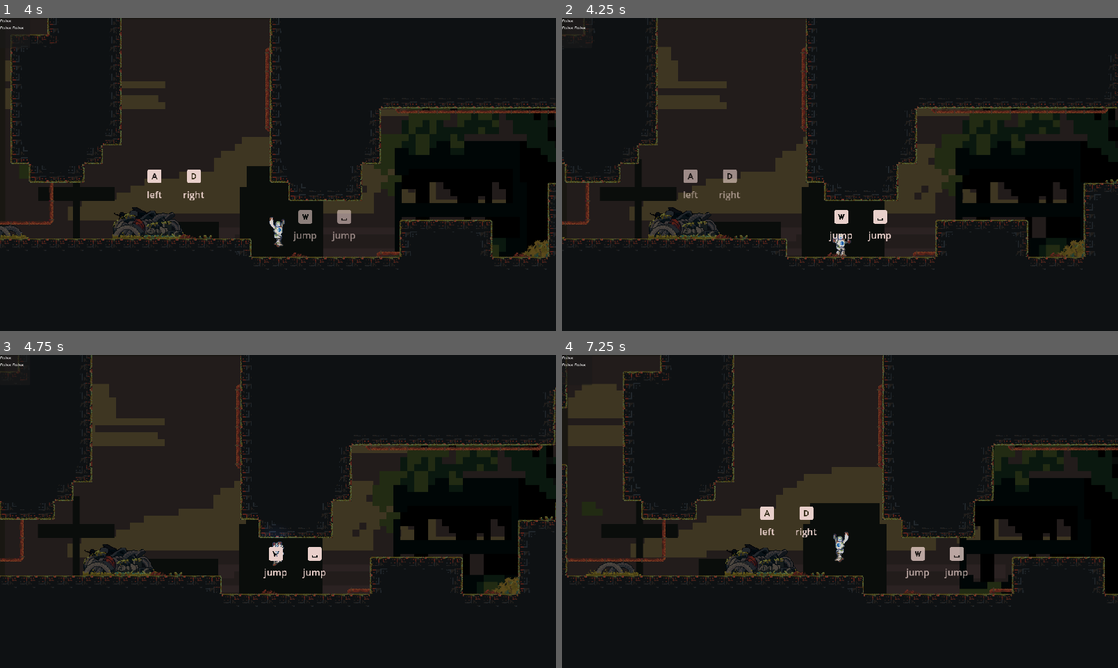
Above: before the commit, frames 1-4 (two rows, left to right).
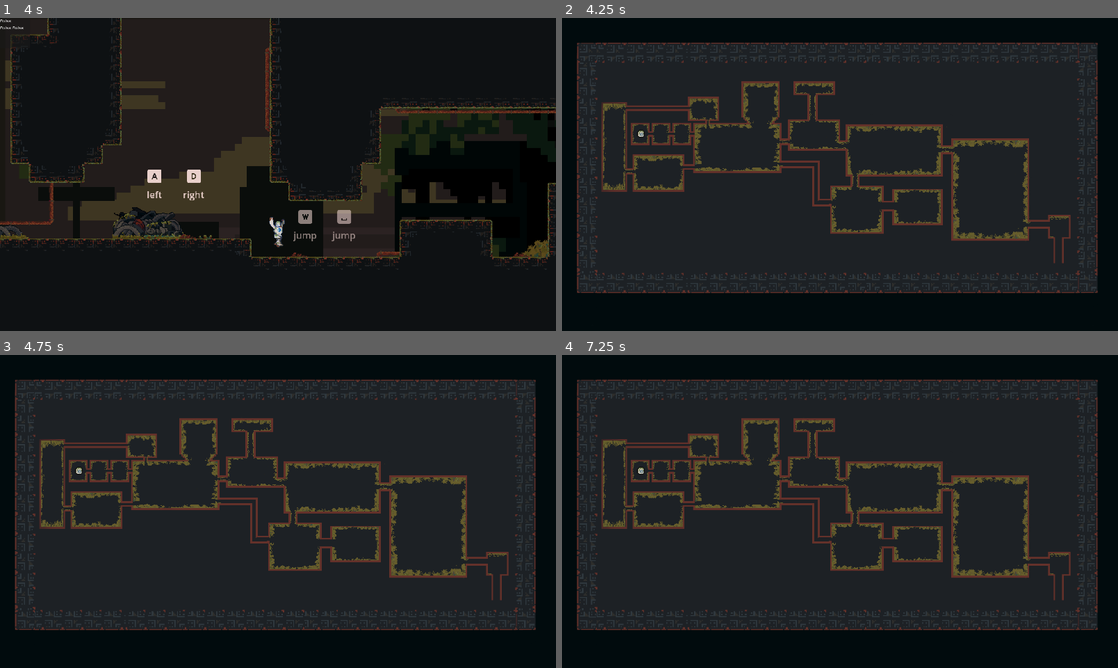
Above: after the commit, the same moments.

Repository: DevFTB/GMTK2024
Game: Godot game, scene res://main.tscn
Two runs of this game, one before a commit and one after it. Both use one fixed random seed, a clock stepped at 60 frames per second and the inputs below. Sound files missing from this copy of the repository are replaced by a short silence.
Inputs:
- Up to frame 1 (4 s): hold F (interact) 0.53-1.28 s; hold D (move_right) 0.53-2.03 s; tap Space (jump) at 0.77, 1.52, 3.02, 3.77 s; tap R (punch) at 1.35, 2.85 s; hold A (move_left) 2.03-2.78 s; hold F (interact) 2.03-2.78 s; hold D (move_right) from 2.78 s (still down); hold F (interact) from 3.53 s (still down)
- Up to frame 2 (4.25 s): keep holding D (move_right); keep holding F (interact); tap Tab (minimap, bound only after the commit) at 4.15 s
- Up to frame 3 (4.75 s): release D (move_right) at 4.28 s; release F (interact) at 4.28 s; hold A (move_left) from 4.28 s (still down); tap R (punch) at 4.35 s; tap Space (jump) at 4.52 s
- Up to frame 4 (7.25 s): release A (move_left) at 5.03 s; hold D (move_right) 5.03-5.78 s; hold F (interact) 5.03-5.78 s; hold A (move_left) from 5.78 s (still down); tap R (punch) at 5.85 s; tap Space (jump) at 6.02, 6.77 s; hold F (interact) from 6.53 s (still down)

Frame 1 is identical in both runs. In frame 2, 31% of the frame differs, in the area x 0-100%, y 0-88%; in frame 3, 31%; in frame 4, 33%.

Commit message:
map working

Diff:
--- /dev/null
+++ b/gui/minimap.gd
@@ -0,0 +1,10 @@
+extends Control
+
+@export var world : World
+@onready var player_icon: TextureRect = $MinimapTexture/PlayerIcon
+
+func open() -> void:
+	var child_rect = find_child(world.level.level_name)
+	var center = child_rect.position + child_rect.size / 2
+	player_icon.position = center - player_icon.size / 2
+	show()
--- /dev/null
+++ b/gui/minimap.tscn
@@ -0,0 +1,139 @@
+[gd_scene load_steps=4 format=3 uid="uid://cupco6h7gl2r3"]
+
+[ext_resource type="Script" path="res://minimap.gd" id="1_tb3dh"]
+[ext_resource type="Texture2D" uid="uid://cnsof6icpmbhq" path="res://gui/assets/minimap.png" id="2_go1qq"]
+[ext_resource type="Texture2D" uid="uid://b2fvp4dylstf0" path="res://gui/assets/minimap_player_marker.png" id="3_35yn4"]
+
+[node name="Minimap" type="Control" node_paths=PackedStringArray("world")]
+visible = false
+layout_mode = 3
+anchors_preset = 15
+anchor_right = 1.0
+anchor_bottom = 1.0
+grow_horizontal = 2
+grow_vertical = 2
+script = ExtResource("1_tb3dh")
+world = NodePath("")
+
+[node name="ColorRect" type="ColorRect" parent="."]
+layout_mode = 1
+anchors_preset = 15
+anchor_right = 1.0
+anchor_bottom = 1.0
+grow_horizontal = 2
+grow_vertical = 2
+color = Color(0.00356623, 0.0428837, 0.0527218, 1)
+
+[node name="MinimapTexture" type="TextureRect" parent="."]
+layout_mode = 1
+anchors_preset = 8
+anchor_left = 0.5
+anchor_top = 0.5
+anchor_right = 0.5
+anchor_bottom = 0.5
+offset_left = -527.5
+offset_top = -328.0
+offset_right = 527.5
+offset_bottom = 328.0
+grow_horizontal = 2
+grow_vertical = 2
+texture = ExtResource("2_go1qq")
+
+[node name="level0" type="Control" parent="MinimapTexture"]
+anchors_preset = 0
+offset_left = 240.0
+offset_top = 362.0
+offset_right = 303.0
+offset_bottom = 439.0
+
+[node name="level0b" type="Control" parent="MinimapTexture"]
+anchors_preset = 0
+offset_left = 310.0
+offset_top = 361.0
+offset_right = 374.0
+offset_bottom = 440.0
+
+[node name="level0c" type="Control" parent="MinimapTexture"]
+anchors_preset = 0
+offset_left = 381.0
+offset_top = 361.0
+offset_right = 447.0
+offset_bottom = 438.0
+
+[node name="level1" type="Control" parent="MinimapTexture"]
+anchors_preset = 0
+offset_left = 452.0
+offset_top = 362.0
+offset_right = 758.0
+offset_bottom = 534.0
+
+[node name="level2" type="Control" parent="MinimapTexture"]
+anchors_preset = 0
+offset_left = 782.0
+offset_top = 349.0
+offset_right = 964.0
+offset_bottom = 457.0
+
+[node name="level3a" type="Control" parent="MinimapTexture"]
+anchors_preset = 0
+offset_left = 800.0
+offset_top = 218.0
+offset_right = 945.0
+offset_bottom = 265.0
+
+[node name="level3b" type="Control" parent="MinimapTexture"]
+anchors_preset = 0
+offset_left = 620.0
+offset_top = 219.0
+offset_right = 753.0
+offset_bottom = 356.0
+
+[node name="level4" type="Control" parent="MinimapTexture"]
+anchors_preset = 0
+offset_left = 980.0
+offset_top = 367.0
+offset_right = 1314.0
+offset_bottom = 549.0
+
+[node name="level5" type="Control" parent="MinimapTexture"]
+anchors_preset = 0
+offset_left = 925.0
+offset_top = 574.0
+offset_right = 1110.0
+offset_bottom = 748.0
+
+[node name="level6" type="Control" parent="MinimapTexture"]
+anchors_preset = 0
+offset_left = 1139.0
+offset_top = 589.0
+offset_right = 1317.0
+offset_bottom = 717.0
+
+[node name="level7" type="Control" parent="MinimapTexture"]
+anchors_preset = 0
+offset_left = 243.0
+offset_top = 468.0
+offset_right = 424.0
+offset_bottom = 604.0
+
+[node name="level8" type="Control" parent="MinimapTexture"]
+anchors_preset = 0
+offset_left = 133.0
+offset_top = 289.0
+offset_right = 227.0
+offset_bottom = 602.0
+
+[node name="level9" type="Control" parent="MinimapTexture"]
+anchors_preset = 0
+offset_left = 1342.0
+offset_top = 412.0
+offset_right = 1613.0
+offset_bottom = 767.0
+
+[node name="PlayerIcon" type="TextureRect" parent="MinimapTexture"]
+layout_mode = 0
+offset_left = 84.5
+offset_top = 159.0
+offset_right = 124.5
+offset_bottom = 199.0
+texture = ExtResource("3_35yn4")
--- a/level/world.gd
+++ b/level/world.gd
@@ -1,4 +1,5 @@
 extends Node2D
+class_name World
 
 signal level_loaded
 # TODO: note, this way we can stil potentailly make a minimap by putting all levels in the same scene after
--- a/main.gd
+++ b/main.gd
@@ -1,7 +1,15 @@
 extends Node
 
 @onready var player: Player = $World/Player
+@onready var minimap: Control = $CanvasLayer/GUI/Minimap
 
 func _input(event: InputEvent) -> void:
 	if event.is_action_pressed("debug3"):
 		player.kill()
+	if event.is_action_pressed("minimap"):
+		if not minimap.visible:
+			minimap.open()
+			player.paused = true
+		else:
+			minimap.hide()
+			player.paused = false
--- a/main.tscn
+++ b/main.tscn
@@ -8,6 +8,9 @@
 [ext_resource type="FontFile" uid="uid://cx7u1dn3lokjj" path="res://gui/assets/PixelifySans-VariableFont_wght.ttf" id="6_nsjig"]
 [ext_resource type="Script" path="res://gui/scripts/story_text_label.gd" id="7_7bhqx"]
 [ext_resource type="Script" path="res://level/level_transition_screen.gd" id="7_s8hre"]
+[ext_resource type="Script" path="res://gui/minimap.gd" id="9_xfdqd"]
+[ext_resource type="Texture2D" uid="uid://bymdss5fes5u3" path="res://gui/minimap.png" id="10_rfixi"]
+[ext_resource type="Texture2D" uid="uid://dn60pab7ehj63" path="res://gui/minimap_player_marker.png" id="11_e8r2v"]
 [ext_resource type="Script" path="res://gui/scripts/debug_gui.gd" id="13_26jet"]
 
 [sub_resource type="Gradient" id="Gradient_hfr04"]
@@ -109,6 +112,140 @@
 script = ExtResource("7_7bhqx")
 character_speed = 15.0
 
+[node name="Minimap" type="Control" parent="CanvasLayer/GUI" node_paths=PackedStringArray("world")]
+visible = false
+layout_mode = 1
+anchors_preset = 15
+anchor_right = 1.0
+anchor_bottom = 1.0
+grow_horizontal = 2
+grow_vertical = 2
+script = ExtResource("9_xfdqd")
+world = NodePath("../../../World")
+
+[node name="ColorRect" type="ColorRect" parent="CanvasLayer/GUI/Minimap"]
+layout_mode = 1
+anchors_preset = 15
+anchor_right = 1.0
+anchor_bottom = 1.0
+grow_horizontal = 2
+grow_vertical = 2
+color = Color(0.00356623, 0.0428837, 0.0527218, 1)
+
+[node name="MinimapTexture" type="TextureRect" parent="CanvasLayer/GUI/Minimap"]
+layout_mode = 1
+anchors_preset = 8
+anchor_left = 0.5
+anchor_top = 0.5
+anchor_right = 0.5
+anchor_bottom = 0.5
+offset_left = -527.5
+offset_top = -328.0
+offset_right = 527.5
+offset_bottom = 328.0
+grow_horizontal = 2
+grow_vertical = 2
+texture = ExtResource("10_rfixi")
+
+[node name="level0" type="Control" parent="CanvasLayer/GUI/Minimap/MinimapTexture"]
+anchors_preset = 0
+offset_left = 240.0
+offset_top = 362.0
+offset_right = 303.0
+offset_bottom = 439.0
+
+[node name="level0b" type="Control" parent="CanvasLayer/GUI/Minimap/MinimapTexture"]
+anchors_preset = 0
+offset_left = 310.0
+offset_top = 361.0
+offset_right = 374.0
+offset_bottom = 440.0
+
+[node name="level0c" type="Control" parent="CanvasLayer/GUI/Minimap/MinimapTexture"]
+anchors_preset = 0
+offset_left = 381.0
+offset_top = 361.0
+offset_right = 447.0
+offset_bottom = 438.0
+
+[node name="level1" type="Control" parent="CanvasLayer/GUI/Minimap/MinimapTexture"]
+anchors_preset = 0
+offset_left = 452.0
+offset_top = 362.0
+offset_right = 758.0
+offset_bottom = 534.0
+
+[node name="level2" type="Control" parent="CanvasLayer/GUI/Minimap/MinimapTexture"]
+anchors_preset = 0
+offset_left = 782.0
+offset_top = 349.0
+offset_right = 964.0
+offset_bottom = 457.0
+
+[node name="level3a" type="Control" parent="CanvasLayer/GUI/Minimap/MinimapTexture"]
+anchors_preset = 0
+offset_left = 800.0
+offset_top = 218.0
+offset_right = 945.0
+offset_bottom = 265.0
+
+[node name="level3b" type="Control" parent="CanvasLayer/GUI/Minimap/MinimapTexture"]
+anchors_preset = 0
+offset_left = 620.0
+offset_top = 219.0
+offset_right = 753.0
+offset_bottom = 356.0
+
+[node name="level4" type="Control" parent="CanvasLayer/GUI/Minimap/MinimapTexture"]
+anchors_preset = 0
+offset_left = 980.0
+offset_top = 367.0
+offset_right = 1314.0
+offset_bottom = 549.0
+
+[node name="level5" type="Control" parent="CanvasLayer/GUI/Minimap/MinimapTexture"]
+anchors_preset = 0
+offset_left = 925.0
+offset_top = 574.0
+offset_right = 1110.0
+offset_bottom = 748.0
+
+[node name="level6" type="Control" parent="CanvasLayer/GUI/Minimap/MinimapTexture"]
+anchors_preset = 0
+offset_left = 1139.0
+offset_top = 589.0
+offset_right = 1317.0
+offset_bottom = 717.0
+
+[node name="level7" type="Control" parent="CanvasLayer/GUI/Minimap/MinimapTexture"]
+anchors_preset = 0
+offset_left = 243.0
+offset_top = 468.0
+offset_right = 424.0
+offset_bottom = 604.0
+
+[node name="level8" type="Control" parent="CanvasLayer/GUI/Minimap/MinimapTexture"]
+anchors_preset = 0
+offset_left = 133.0
+offset_top = 289.0
+offset_right = 227.0
+offset_bottom = 602.0
+
+[node name="level9" type="Control" parent="CanvasLayer/GUI/Minimap/MinimapTexture"]
+anchors_preset = 0
+offset_left = 1342.0
+offset_top = 412.0
+offset_right = 1613.0
+offset_bottom = 767.0
+
+[node name="PlayerIcon" type="TextureRect" parent="CanvasLayer/GUI/Minimap/MinimapTexture"]
+layout_mode = 0
+offset_left = 84.5
+offset_top = 159.0
+offset_right = 124.5
+offset_bottom = 199.0
+texture = ExtResource("11_e8r2v")
+
 [node name="LevelTransitionScreen" type="Control" parent="CanvasLayer"]
 unique_name_in_owner = true
 visible = false
--- a/project.godot
+++ b/project.godot
@@ -93,6 +93,11 @@
 "events": [Object(InputEventKey,"resource_local_to_scene":false,"resource_name":"","device":-1,"window_id":0,"alt_press …(192 unchanged characters)…
 ]
 }
+minimap={
+"deadzone": 0.5,
+"events": [Object(InputEventKey,"resource_local_to_scene":false,"resource_name":"","device":-1,"window_id":0,"alt_pressed":false,"shift_pressed":false,"ctrl_pressed":false,"meta_pressed":false,"pressed":false,"keycode":0,"physical_keycode":4194306,"key_label":0,"unicode":0,"location":0,"echo":false,"script":null)
+]
+}
 
 [layer_names]
 
Binary file added: gui/minimap.png
Not shown, added: gui/minimap.png.import
Binary file added: gui/minimap_player_marker.png
Not shown, added: gui/minimap_player_marker.png.import
Not shown: 1 places in main.tscn that only renumber resources
